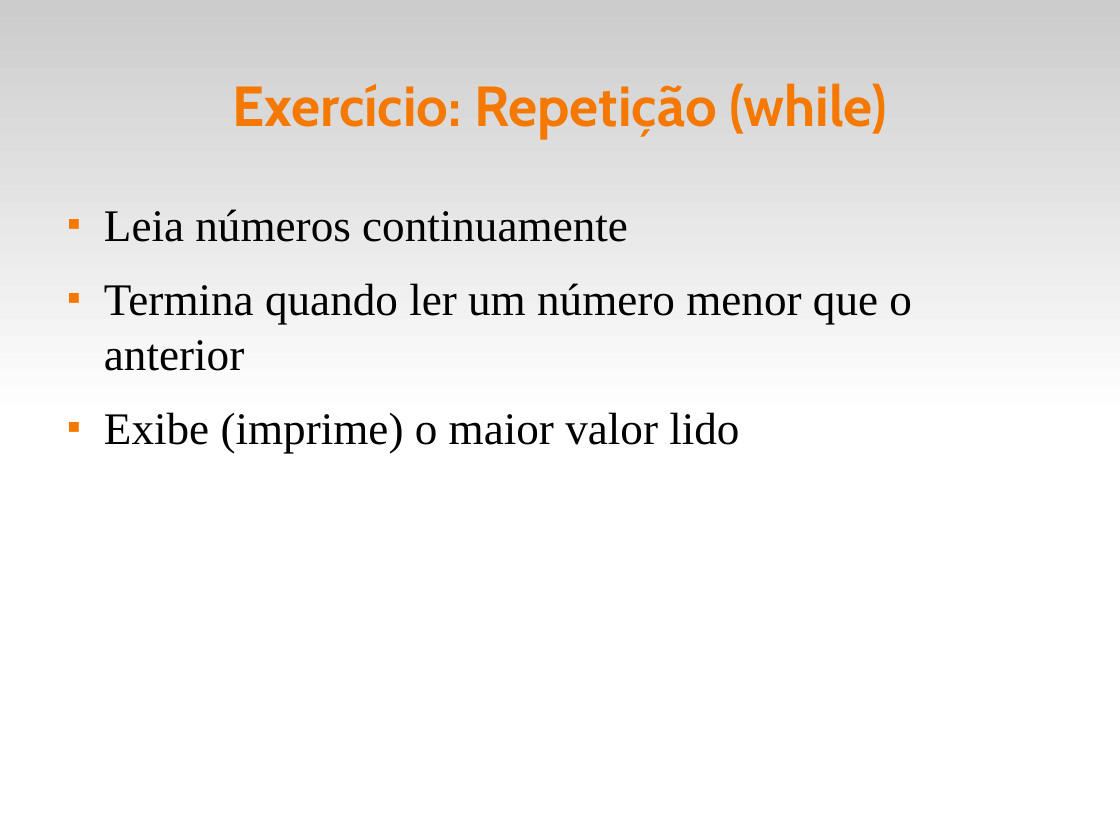
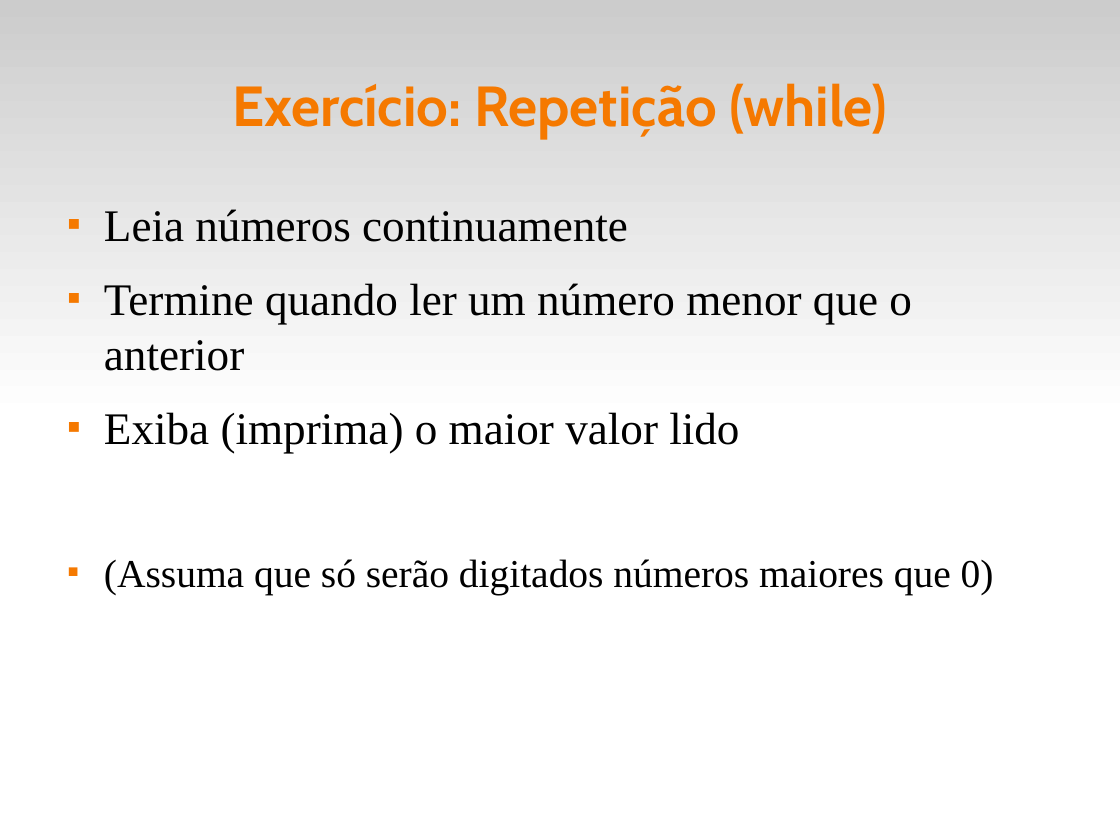
Before and after one commit to fsantanna-uerj/IPD, a slide deck: slide 18 of slides/ipd-03.odp. Drawn at 1120x840 pixels with LibreOffice and Linux fonts; fonts in the diff are those of the drawing. Boxes give left, top, right and bottom in pixels: in the first picture for what was removed or moved away, otherwise in the second. Text is boxed around its words. In the diff, an @@ line names an element or a change of style, - is before the commit and + after.

```diff
--- a/slides/ipd-03.odp
+++ b/slides/ipd-03.odp
@@ text at [104,283,994,595]: text changed @@
-■ Termina quando ler um número menor que o anterior
-■ Exibe (imprime) o maior valor lido
+■ Termine quando ler um número menor que o anterior
+■ Exiba (imprima) o maior valor lido
+■ (Assuma que só serão digitados números maiores que 0)
```
Also in this commit, not shown: 1 other slide changed, 3 other files.
